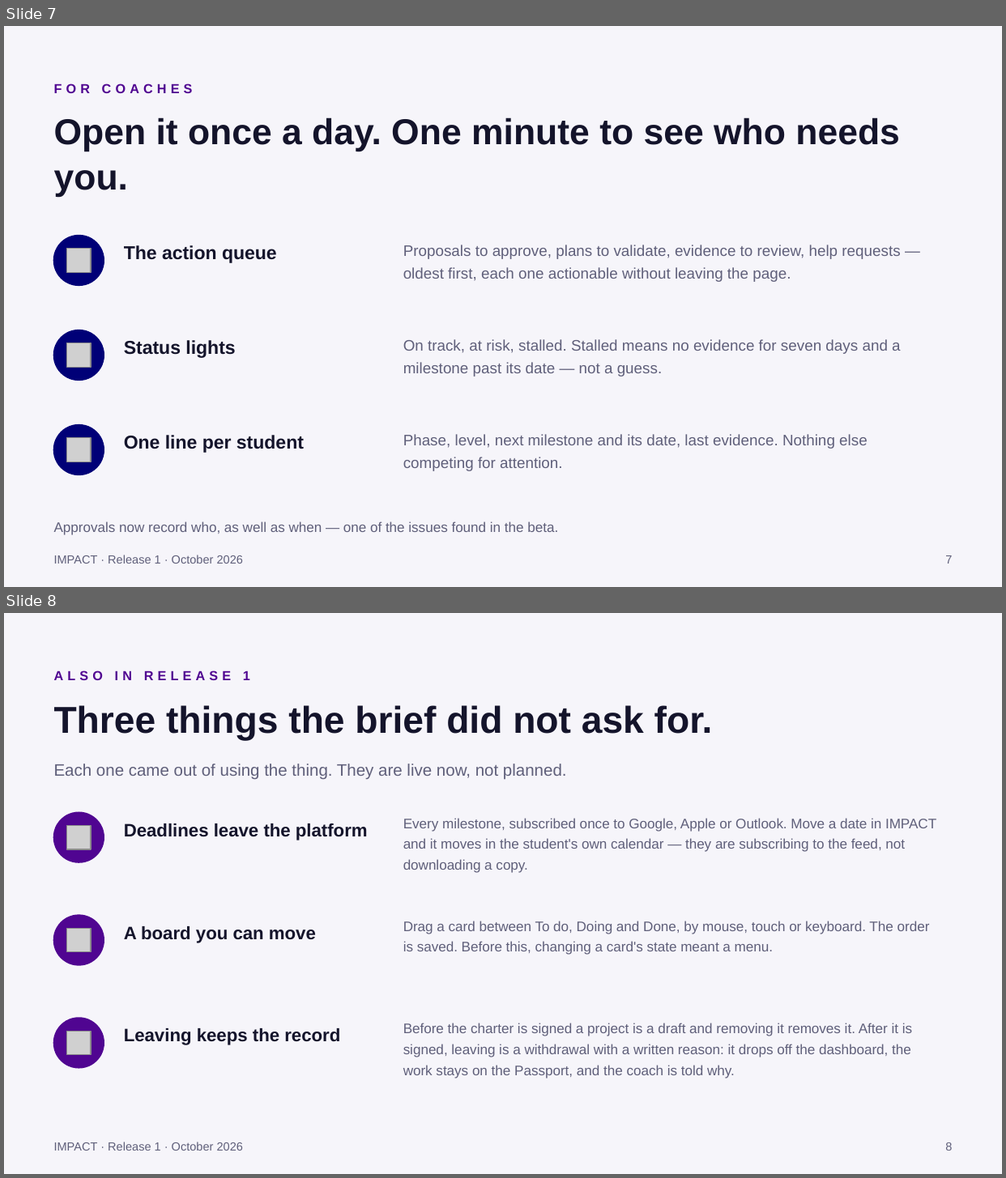
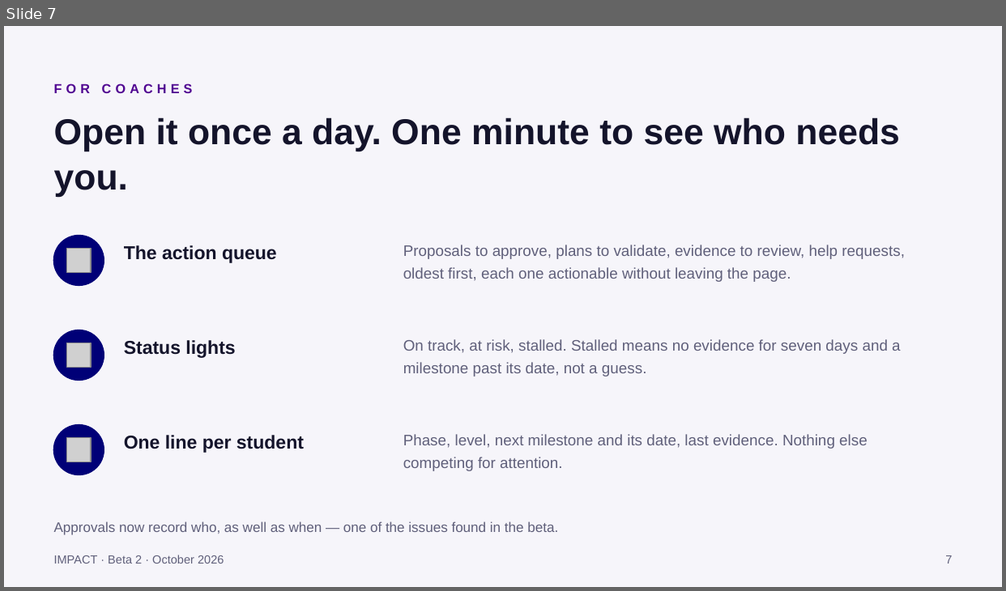
Before and after one commit to alexandermalinsky-brutal-guet-ag/eastwood-impact-lms, a slide deck: docs/IMPACT-Release-1-Demo.pptx. Shown one above the other, each under a label of ours: slides 7 and 8 before the commit, slide 7 after it. The pictures are 1006x1178 and 1006x591 pixels, drawn with LibreOffice and Linux fonts; fonts in the diff are those of the drawing; grey boxes stand for pictures. Boxes give left, top, right and bottom in pixels: in the first picture for what was removed or moved away, otherwise in the second. Text is boxed around its words. In the diff, an @@ line names an element or a change of style, - is before the commit and + after.

```diff
--- a/docs/IMPACT-Release-1-Demo.pptx
+++ b/docs/IMPACT-Release-1-Demo.pptx
@@ slide 8 removed at (4, 613, 1002, 1174), background #F6F5FA @@
@@ text removed at (54, 671, 250, 680) @@
-ALSO IN RELEASE 1
@@ text removed at (54, 705, 713, 740) @@
-Three things the brief did not ask for.
@@ text removed at (54, 764, 567, 779) @@
-Each one came out of using the thing. They are live now, not planned.
@@ ellipse removed at (54, 812, 104, 862) @@
@@ picture removed at (67, 825, 91, 850) @@
@@ text removed at (124, 824, 368, 841) @@
-Deadlines leave the platform
@@ text removed at (403, 818, 936, 873) @@
-Every milestone, subscribed once to Google, Apple or Outlook. Move a date in IMPACT and it moves in the student's own calendar — they are subscribing to the feed, not downloading a copy.
@@ ellipse removed at (54, 915, 104, 965) @@
@@ picture removed at (67, 928, 91, 952) @@
@@ text removed at (124, 926, 316, 943) @@
-A board you can move
@@ text removed at (403, 921, 930, 955) @@
-Drag a card between To do, Doing and Done, by mouse, touch or keyboard. The order is saved. Before this, changing a card's state meant a menu.
@@ ellipse removed at (54, 1018, 104, 1068) @@
@@ text removed at (403, 1023, 912, 1079) @@
-Before the charter is signed a project is a draft and removing it removes it. After it is signed, leaving is a withdrawal with a written reason: it drops off the dashboard, the work stays on the Passport, and the coach is told why.
@@ picture removed at (67, 1031, 91, 1055) @@
@@ text removed at (124, 1029, 340, 1046) @@
-Leaving keeps the record
@@ text removed at (54, 1142, 243, 1151) @@
-IMPACT · Release 1 · October 2026
@@ text removed at (945, 1143, 952, 1151) @@
-8
@@ slide 7 changed as well @@
@@ text at (403, 245, 904, 282): text changed @@
-Proposals to approve, plans to validate, evidence to review, help requests — oldest first, each one actionable without leaving the page.
+Proposals to approve, plans to validate, evidence to review, help requests, oldest first, each one actionable without leaving the page.
@@ text at (403, 339, 900, 377): text changed @@
-On track, at risk, stalled. Stalled means no evidence for seven days and a milestone past its date — not a guess.
+On track, at risk, stalled. Stalled means no evidence for seven days and a milestone past its date, not a guess.
@@ text at (54, 555, 224, 564): text changed @@
-IMPACT · Release 1 · October 2026
+IMPACT · Beta 2 · October 2026
```
Also in this commit, not shown: 12 other slides changed, 2 slides added.
